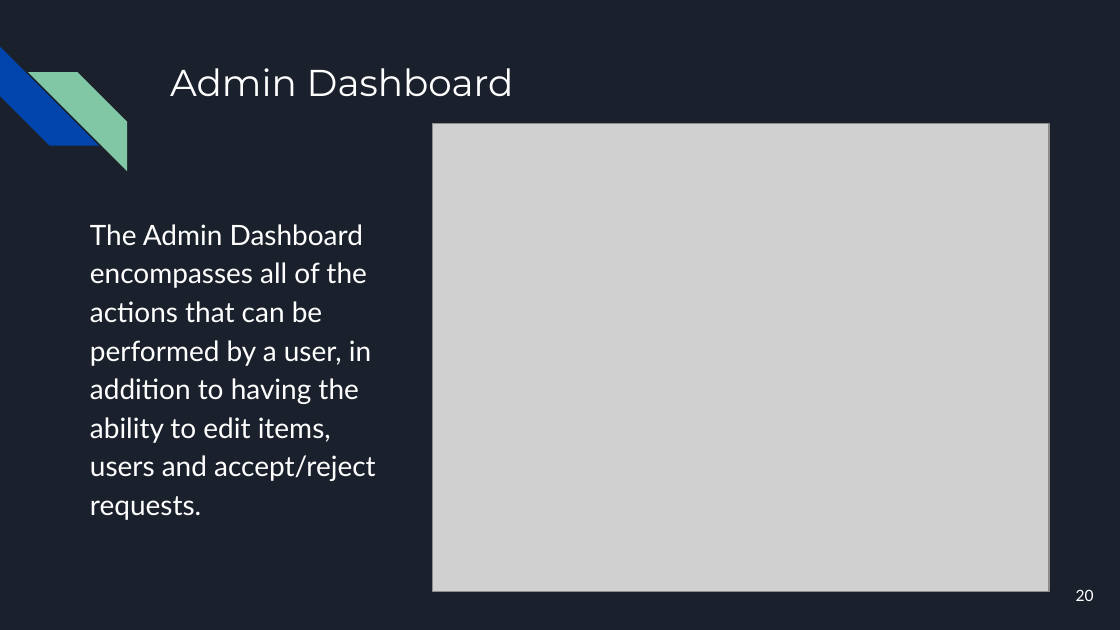
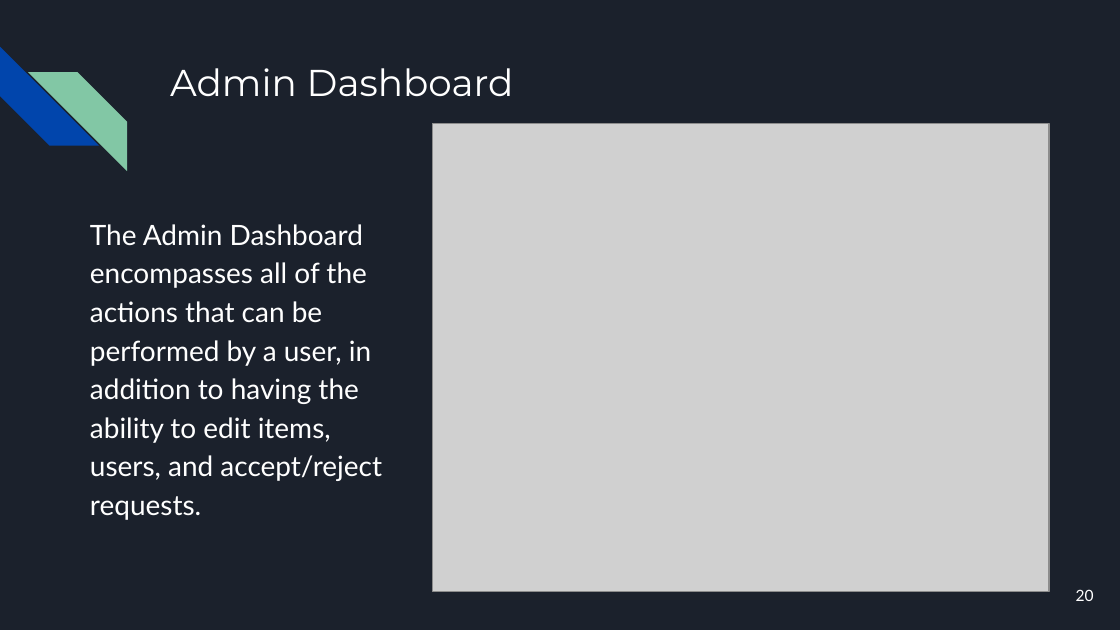
Before and after one commit to acompsec1/CSCI-2210-Java-Warehouse-Managment-System, a slide deck: slide 20 of The Knicks Java Final Project Presentation.pptx. Drawn at 1120x630 pixels with LibreOffice and Linux fonts; fonts in the diff are those of the drawing; grey boxes stand for pictures. Boxes give left, top, right and bottom in pixels: in the first picture for what was removed or moved away, otherwise in the second. Text is boxed around its words. In the diff, an @@ line names an element or a change of style, - is before the commit and + after.

```diff
--- a/The Knicks Java Final Project Presentation.pptx
+++ b/The Knicks Java Final Project Presentation.pptx
@@ text at box(90, 224, 382, 520): text changed @@
-The Admin Dashboard encompasses all of the actions that can be performed by a user, in addition to having the ability to edit items, users and accept/reject requests.
+The Admin Dashboard encompasses all of the actions that can be performed by a user, in addition to having the ability to edit items, users, and accept/reject requests.
```
Also in this commit, not shown: 1 other slide changed, 1 slide removed.
